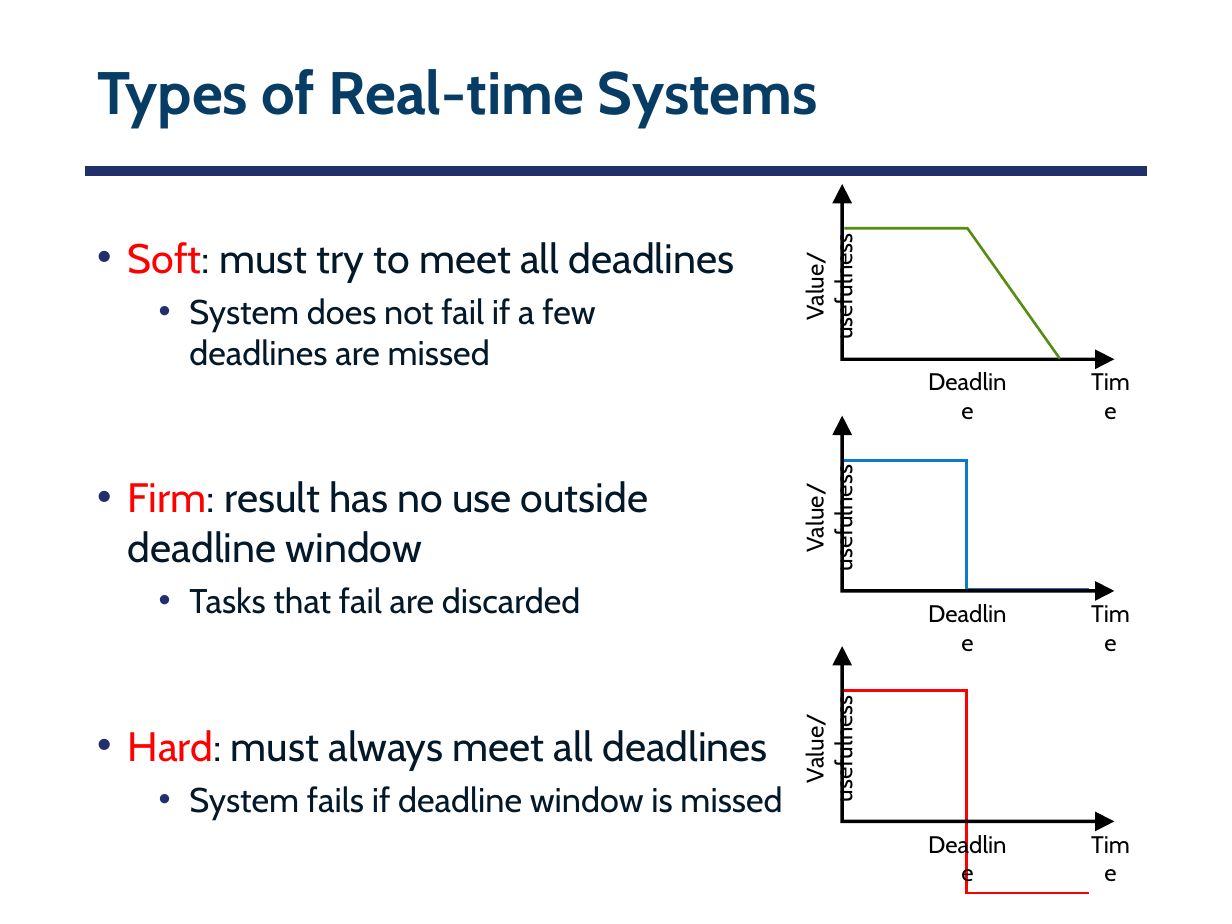
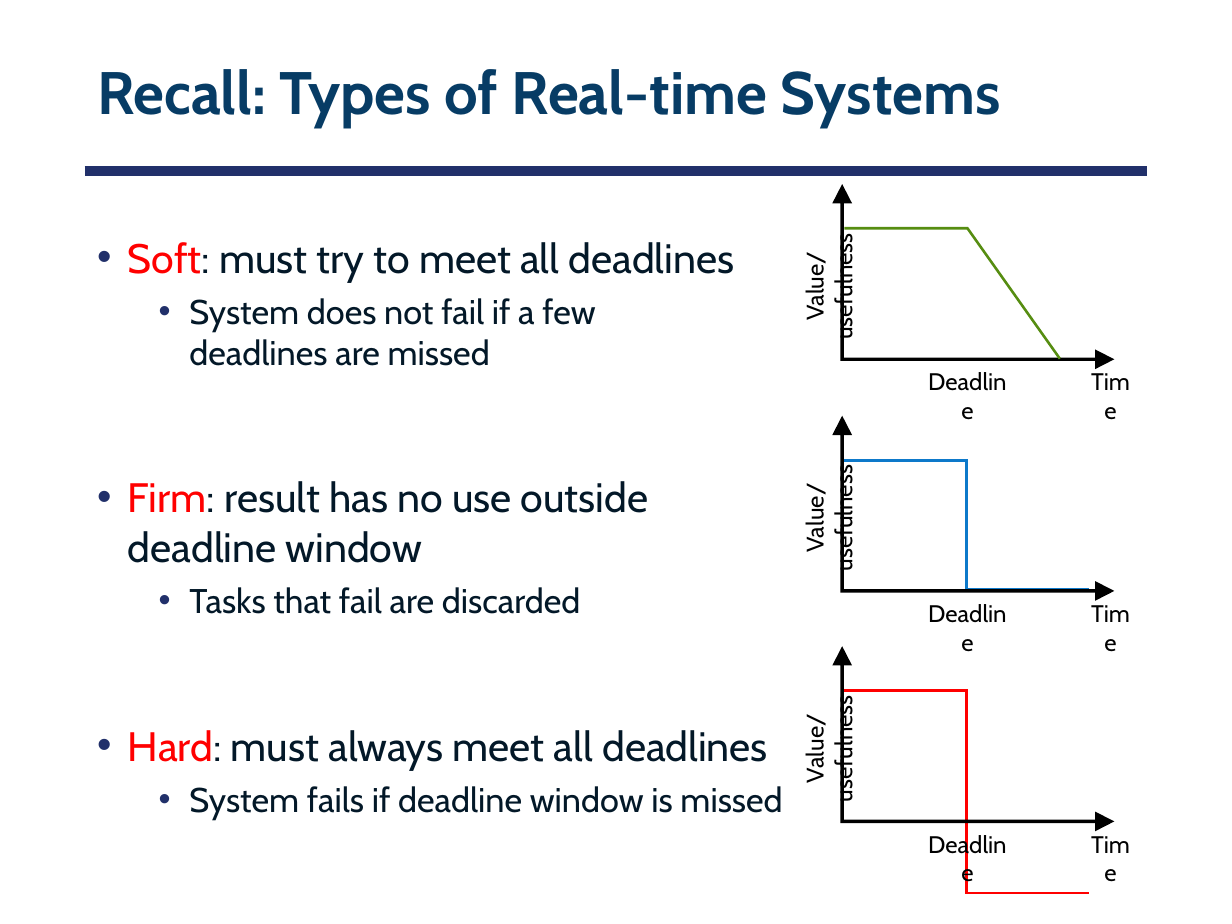
Before and after one commit to smajidzahedi/ECE350, a slide deck: slide 5 of Lectures/06-realtime.pptx. Drawn at 1232x924 pixels with LibreOffice and Linux fonts; fonts in the diff are those of the drawing. Boxes give left, top, right and bottom in pixels: in the first picture for what was removed or moved away, otherwise in the second. Text is boxed around its words. In the diff, an @@ line names an element or a change of style, - is before the commit and + after.

```diff
--- a/Lectures/06-realtime.pptx
+++ b/Lectures/06-realtime.pptx
@@ title at (97,69,1001,128): text changed @@
-Types of Real-time Systems
+Recall: Types of Real-time Systems
```
Also in this commit, not shown: 2 other slides changed, 3 other files.
